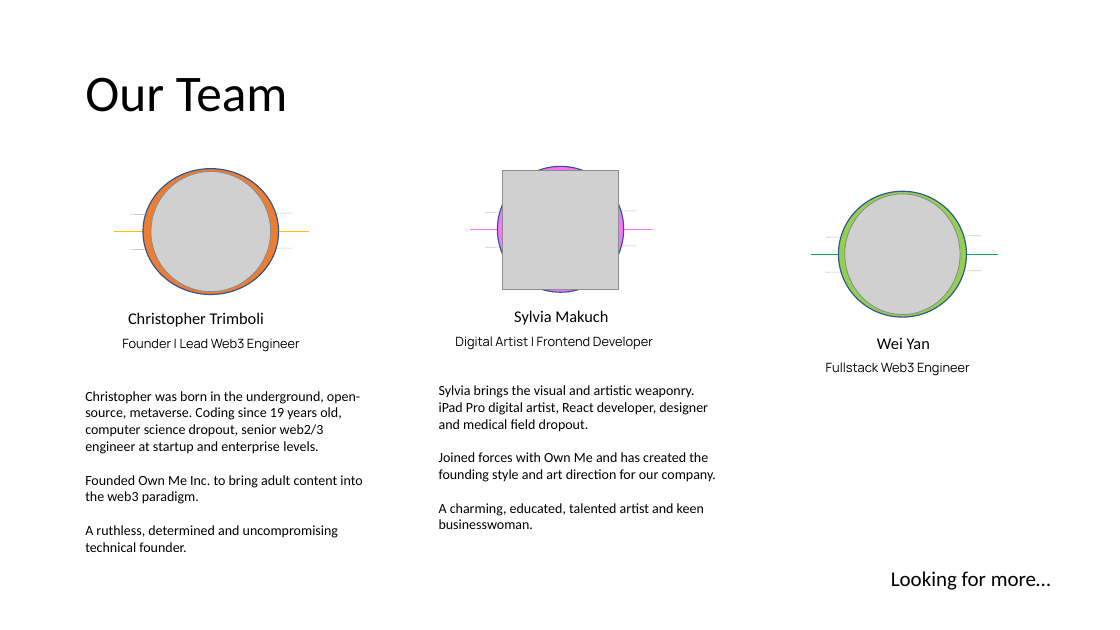
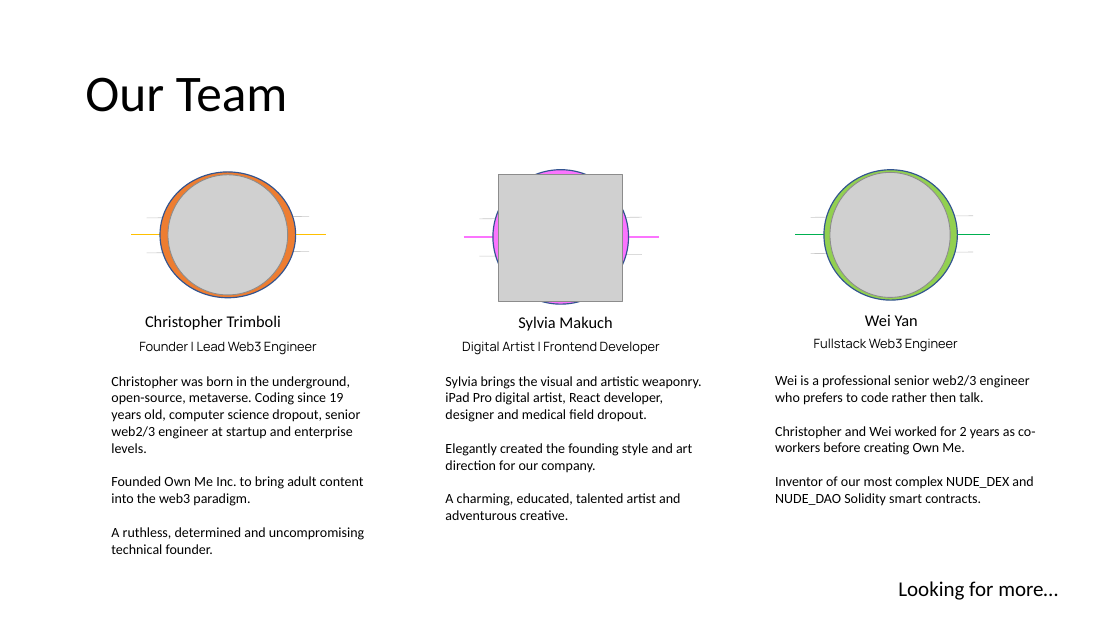
Before and after one commit to own-me/nude-pitch, a slide deck: slide 8 of own-me-pitch.pptx. Drawn at 1120x630 pixels with LibreOffice and Linux fonts; fonts in the diff are those of the drawing; grey boxes stand for pictures. Boxes give left, top, right and bottom in pixels: in the first picture for what was removed or moved away, otherwise in the second. Text is boxed around its words. In the diff, an @@ line names an element or a change of style, - is before the commit and + after.

Commit message:
tuneup team page

```diff
--- a/own-me-pitch.pptx
+++ b/own-me-pitch.pptx
@@ ellipse: place and size @@
-ellipse at bbox=[497, 166, 623, 292]
+ellipse at bbox=[493, 170, 628, 304]
@@ picture: place and size @@
-picture at bbox=[503, 171, 619, 289]
+picture at bbox=[499, 175, 623, 302]
@@ ellipse: place and size @@
-ellipse at bbox=[839, 192, 966, 318]
+ellipse at bbox=[824, 170, 958, 300]
@@ picture: place and size @@
-picture at bbox=[845, 194, 960, 315]
+picture at bbox=[830, 172, 950, 297]
@@ 3 lines, 2 texts, 1 picture, 1 ellipse: place and size @@
-3 lines, 2 texts, 1 picture, 1 ellipse at bbox=[114, 169, 309, 352]
+3 lines, 2 texts, 1 picture, 1 ellipse at bbox=[131, 172, 327, 355]
@@ line moved from (471, 229) - (653, 229) to (464, 237) - (660, 237) @@
@@ line moved from (485, 213) - (636, 211) to (480, 219) - (642, 218) @@
@@ line moved from (811, 255) - (998, 255) to (796, 235) - (991, 235) @@
@@ line moved from (826, 237) - (981, 236) to (811, 218) - (973, 216) @@
@@ line moved from (485, 247) - (636, 246) to (480, 256) - (642, 255) @@
@@ line moved from (826, 272) - (981, 271) to (811, 254) - (973, 252) @@
@@ text "Christopher Trimboli" at bbox=[145, 315, 281, 330]: alignment left to justified @@
@@ text "Sylvia Makuch": place and size @@
-text "Sylvia Makuch" at bbox=[514, 310, 608, 325]
+text "Sylvia Makuch" at bbox=[518, 316, 612, 331]
@@ text "Wei Yan": place and size @@
-text "Wei Yan" at bbox=[877, 338, 930, 349]
+text "Wei Yan" at bbox=[865, 315, 918, 326]
@@ text "Digital Artist | Frontend Developer": place and size @@
-text "Digital Artist | Frontend Developer" at bbox=[455, 336, 653, 350]
+text "Digital Artist | Frontend Developer" at bbox=[462, 341, 660, 355]
@@ text "Fullstack Web3 Engineer": place and size @@
-text "Fullstack Web3 Engineer" at bbox=[826, 362, 970, 376]
+text "Fullstack Web3 Engineer" at bbox=[814, 338, 958, 352]
@@ text "Christopher was born in the ..." rewrapped from bbox=[85, 391, 362, 552] to bbox=[111, 376, 364, 554] @@
@@ text at bbox=[445, 376, 701, 520]: text changed @@
-Sylvia brings the visual and artistic weaponry. iPad Pro digital artist, React developer, designer and medical field dropout.
-Joined forces with Own Me and has created the founding style and art direction for our company.
-A charming, educated, talented artist and keen businesswoman.
+Sylvia brings the visual and artistic weaponry. iPad Pro digital artist, React developer, designer and medical field dropout.
+Elegantly created the founding style and art direction for our company.
+A charming, educated, talented artist and adventurous creative.
@@ text added at bbox=[775, 375, 1035, 506], 12 pt, text #000000 @@
+Wei is a professional senior web2/3 engineer who prefers to code rather then talk.
+Christopher and Wei worked for 2 years as co-workers before creating Own Me.
+Inventor of our most complex NUDE_DEX and NUDE_DAO Solidity smart contracts.
@@ text "Looking for more…": place and size @@
-text "Looking for more…" at bbox=[891, 571, 1051, 590]
+text "Looking for more…" at bbox=[898, 581, 1058, 600]
```
